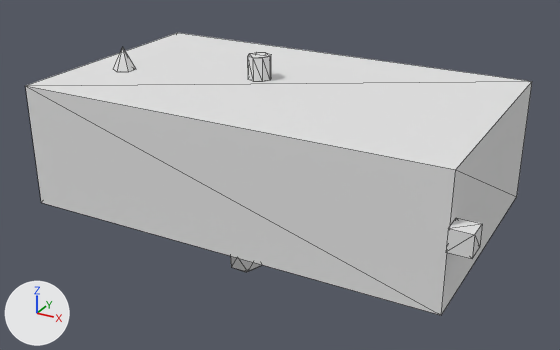
The glTF model public/Objects/object04_medium.glb, before and after one commit.
Both versions are drawn from a camera (50 mm lens) standing at (2.8, -5.11, 2.28) and looking at (0.04, -0.08, -0.24). Every picture has the same lights, and +X, +Y and +Z are marked at lower left. The older version comes first. Mesh edges are drawn as thin lines. Vertices at exactly the same position are counted once.

In view in the first picture: 'object04_medium'.
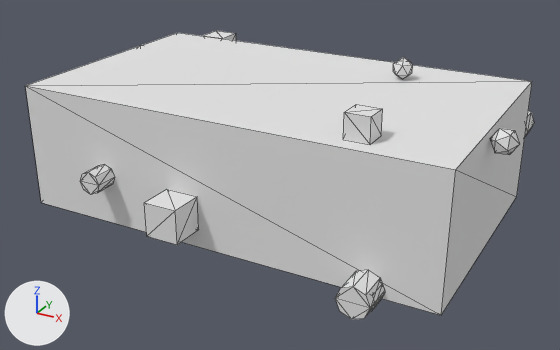
Changed parts and their boxes (x1, y1, x2, y2) in the pictures (560 x 350 px; the box of a moved part takes in the faces that stretch with it):
'object04_medium', reshaped: before (26, 33, 532, 315); after (26, 31, 534, 319)
part 1 of me_cube_033, moved or reshaped: before (248, 52, 271, 82); after (370, 290, 385, 312)
part 2 of me_cube_033, moved or reshaped: before (446, 218, 482, 258); after (343, 104, 383, 145)
part 3 of me_cube_033, moved or reshaped (not visible before): after (144, 189, 199, 245)
part 4 of me_cube_033, added: after (81, 164, 115, 194)
part 5 of me_cube_033, added: after (490, 128, 519, 155)
part 6 of me_cube_033, moved or reshaped (not visible before): after (393, 57, 413, 79)
part 7 of me_cube_033, added (mostly hidden): after (525, 110, 534, 136)
part 8 of me_cube_033, added: after (335, 270, 384, 319)
part 9 of me_cube_033, added: after (203, 31, 236, 41)
part 10 of me_cube_033, deleted: before (231, 256, 261, 272)
part 11 of me_cube_033, deleted: before (113, 48, 136, 72)

The change in detail:
me_cube_033 is used by ob_object04_medium; location (0.0, 0.0, 0.0).
me_cube_033 had 99 vertices, 162 faces and spanned x -1.7..1.86, y -1.04..1.27, z -0.78..0.69.
me_cube_033 now has 152 vertices, 252 faces and spans x -1.87..1.89, y -1.26..1.25, z -0.68..0.68.
me_cube_033 part 1: the loose piece of 16 vertices spanning x -0.31..-0.12, y -0.06..0.13, z 0.5..0.69 is turned 90 degrees about the x axis through its middle and scaled by 0.882, then moved by (1.45, -1.12, -1.04).
me_cube_033 part 2: the loose piece of 8 vertices spanning x 1.7..1.86, y -1.04..-0.88, z -0.03..0.13 is turned -90 degrees about the y axis through its middle and scaled by 1.14, then moved by (-0.76, 0.18, 0.54).
me_cube_033 part 3: the loose piece of 8 vertices spanning x -0.04..0.23, y 1.0..1.27, z -0.03..0.24 is turned 180 degrees about the x axis through its middle and scaled by 0.976, then moved by (-0.36, -2.27, -0.33).
me_cube_033 part 4: a new loose piece, an 8-sided cylinder along y spanning x -1.06..-0.88, y -1.18..-1.0, z -0.19..-0.01, in mat_mat_object04_medium (white #e5e5e5).
me_cube_033 part 5: a new loose piece, an icosphere of 20 faces spanning x 1.7..1.89, y -0.3..-0.14, z 0.34..0.51, in mat_mat_object04_medium (white #e5e5e5).
me_cube_033 part 6: the loose piece of 12 vertices spanning x 0.11..0.34, y 1.0..1.26, z -0.53..-0.31 is turned 90 degrees about the x axis through its middle and scaled by 0.692, then moved by (0.55, -0.56, 1.01).
me_cube_033 part 7: a new loose piece, an 8-sided cylinder along y spanning x 1.47..1.72, y 1.0..1.25, z -0.05..0.2, in mat_mat_object04_medium (white #e5e5e5).
me_cube_033 part 8: a new loose piece, an 8-sided cylinder along y spanning x 1.07..1.32, y -1.24..-1.0, z -0.55..-0.31, in mat_mat_object04_medium (white #e5e5e5).
me_cube_033 part 9: a new loose piece, a box spanning x -1.41..-1.18, y 1.0..1.23, z 0.28..0.51, in mat_mat_object04_medium (white #e5e5e5).
me_cube_033 part 10: the loose piece of 12 vertices spanning x -0.01..0.23, y -0.87..-0.63, z -0.77..-0.5 is deleted.
me_cube_033 part 11: the loose piece of 7 vertices spanning x -1.4..-1.24, y -0.37..-0.18, z 0.5..0.69 is deleted.
Other edits to the shape of me_cube_033 do not show in these pictures.
